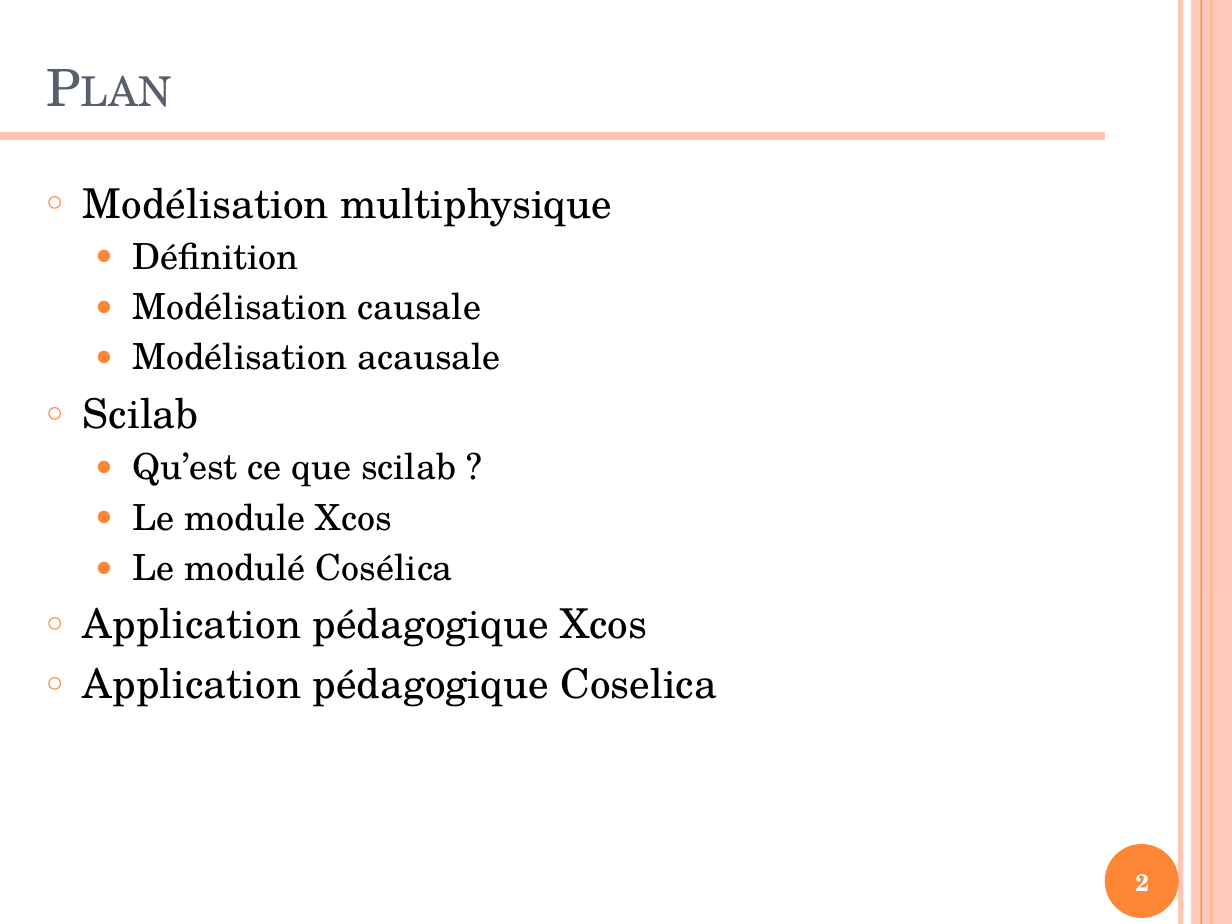
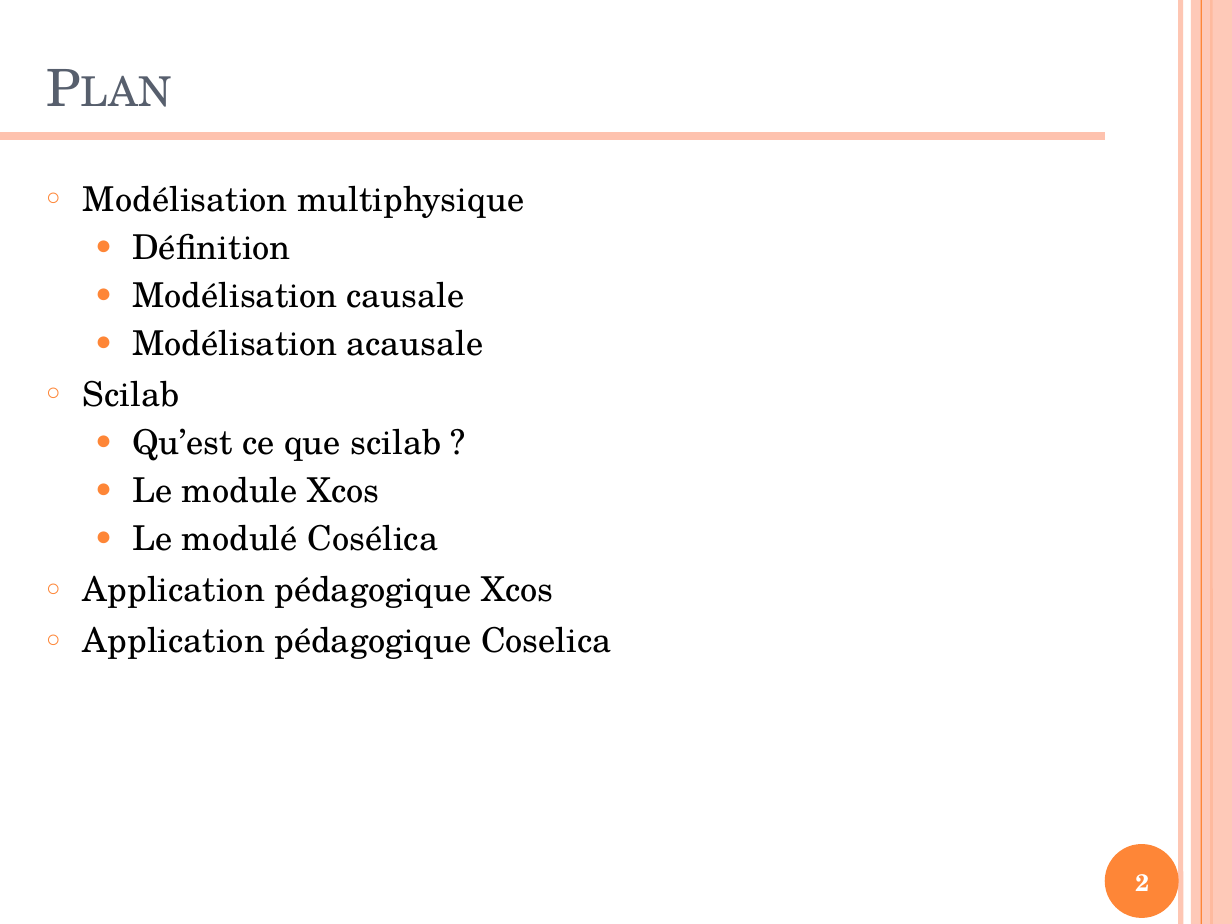
Before and after one commit to xpessoles/Formations, a slide deck: slide 2 of ModelisationMultiphysique/ModelisationMultiphysique.pptx. Drawn at 1232x924 pixels with LibreOffice and Linux fonts; fonts in the diff are those of the drawing. Boxes give left, top, right and bottom in pixels: in the first picture for what was removed or moved away, otherwise in the second. Text is boxed around its words. In the diff, an @@ line names an element or a change of style, - is before the commit and + after.

```diff
--- a/ModelisationMultiphysique/ModelisationMultiphysique.pptx
+++ b/ModelisationMultiphysique/ModelisationMultiphysique.pptx
@@ text "Modélisation multiphysique" at [83,185,612,659]: size 24 to 20 pt in "Modélisation multiphysique", "Scilab", "Application pédagogique Xcos", "Application pédagogique Coselica"; size 21 to 20 pt in "Définition", "Modélisation causale", "Modélisation acausale", "Qu’est ce que scilab ?" and 2 more places @@
```
Also in this commit, not shown: 2 other slides changed, 10 slides added, 1 slide removed, 1 other file.
